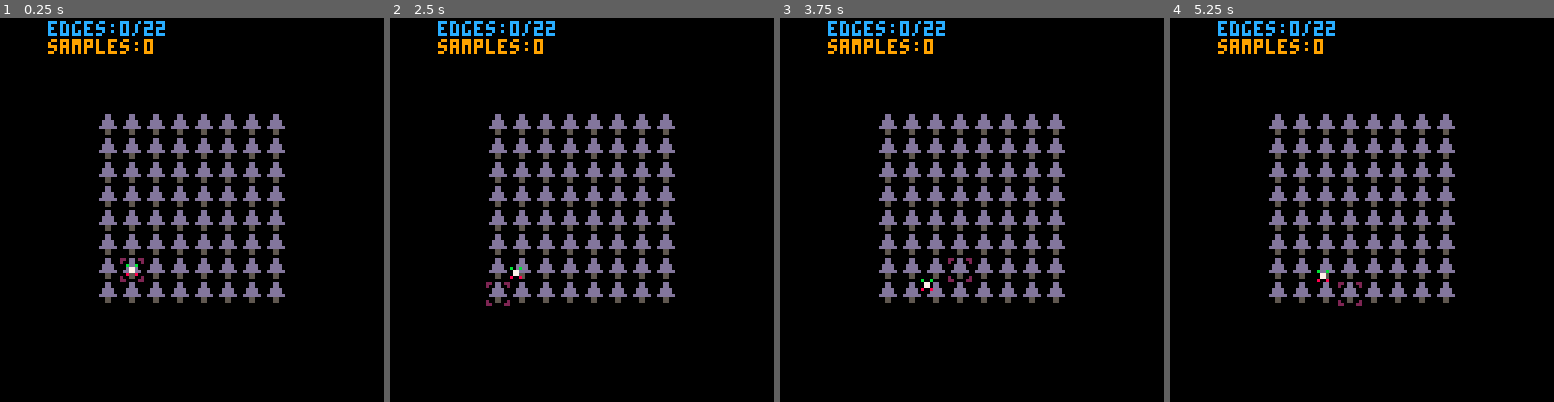
Above: before the commit, frames 1-4 (left to right).
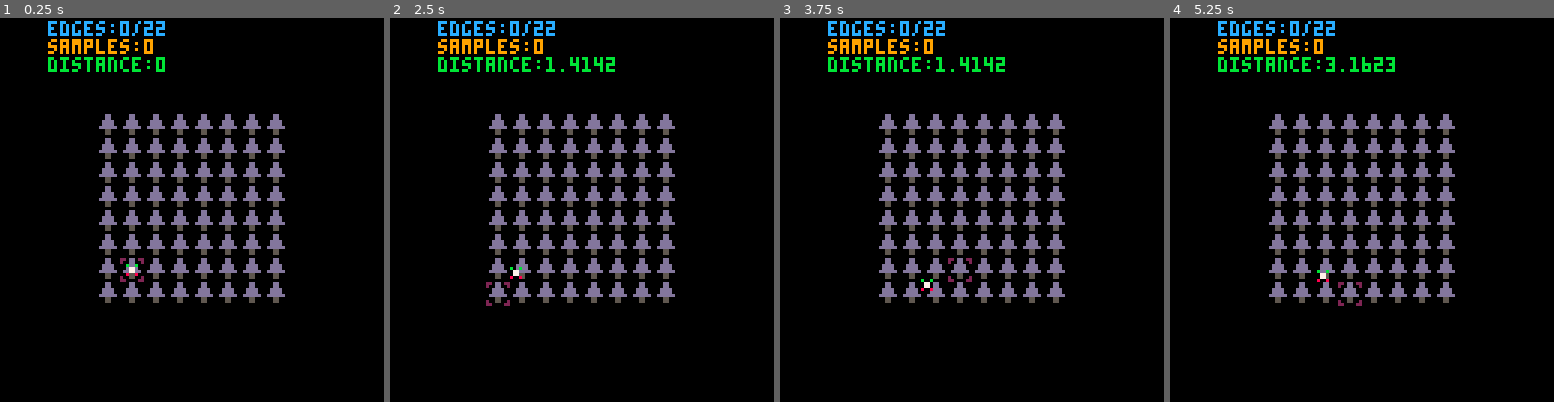
Above: after the commit, the same moments.

Repository: sstalley/p8cup
Game: PICO-8 cartridge nft.p8
Two runs of this game, one before a commit and one after it. Both use one fixed random seed, a clock stepped at 60 frames per second and the inputs below.
Inputs:
- Up to frame 1 (0.25 s): no input
- Up to frame 2 (2.5 s): tap O (Z key) at 0.33, 0.7, 1.43, 2.22 s; tap X (X key) at 1.07, 2.07, 2.4 s; hold Left 1.97-2.37 s; hold Down from 2.42 s (still down)
- Up to frame 3 (3.75 s): tap X (X key) every 0.33 s from 2.73 to 3.73 s; release Down at 2.82 s; hold Right 2.87-3.53 s; tap O (Z key) at 3.1 s; hold Up from 3.58 s (still down)
- Up to frame 4 (5.25 s): tap O (Z key) at 3.98, 4.87 s; tap X (X key) every 0.33 s from 4.07 to 5.07 s; release Up at 4.08 s; hold Right 4.13-4.53 s; hold Down 4.58-5.08 s; hold Left from 5.13 s (still down)

The runs differ from the first frame. In frame 1, 0.5% of the frame differs, in the area x 12-43%, y 10-15%; in frame 2, 0.8%; in frame 3, 0.8%; in frame 4, 0.8%, in the area x 12-59%, y 10-15%.

Commit message:
track the distance travelled by the drone

Diff:
--- a/nft.p8
+++ b/nft.p8
@@ -22,6 +22,7 @@
  end
  fedges = 0
  samples = 0
+ tdist = 0
 end
 
 function totaledges()
@@ -54,7 +55,6 @@
  droney = cy
  dronex = cx
  movedstart = 0
- fedges = 0
  tedges = totaledges()
  resetmap()
  updatesamples()
@@ -111,6 +111,9 @@
  newdx=x
  newdy=y
  movedstart=time()
+ dx = dronex - x
+ dy = droney - y
+ tdist += sqrt(dx*dx + dy*dy)
 end
 
 
@@ -212,6 +215,8 @@
  drawdrone()
  print('edges:'..fedges..'/'..tedges,16, 1, 12)
  print('samples:'..samples, 16, 1+6, 9)
+ print('distance:'..tdist, 16, 1+2*6, 11)
+
 end
 __gfx__
 000000000003300000098000000dd00022000022000cc00000000000000000000000000000000000000000000000000000000000000000000000000000000000
